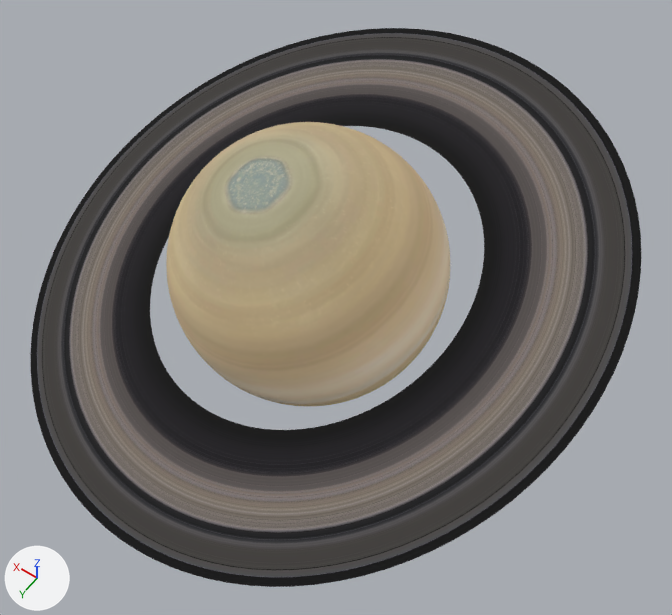
The glTF model models/Saturn.glb, before and after one commit.
Both versions are drawn from a camera (50 mm lens) standing at (-2.67, -3.0, 1.58) and looking at (-0.29, -6.32, -3.64). Arrows for +X, +Y and +Z are at lower left; the lights stay in place. Where no turn or scale is listed for an object, it has been applied to the vertices.

The older version as bpy lines, for what is in view:
```python
me_circle_001 = bpy.data.meshes.new('Circle.001')
me_circle_001.from_pydata(...)  # 300 vertices, 400 faces; spans x -2.21..2.21, y -2.15..2.15, z -0.74..0.74
me_circle_001.materials.append(mat_saturn_s_ring)  # picture img_2k_saturn_ring_alpha
me_sphere_006 = bpy.data.meshes.new('Sphere.006')
me_sphere_006.from_pydata(...)  # 9902 vertices, 19800 faces; spans x -1.0..1.0, y -1.0..1.0, z -1.0..1.0
me_sphere_006.materials.append(mat_saturn)  # picture img_2k_saturn
ob_ring = bpy.data.objects.new('Ring', me_circle_001)
ob_ring.location = (0.0, -6.403, -3.46)
ob_saturn = bpy.data.objects.new('Saturn', me_sphere_006)
ob_saturn.location = (0.0, -6.403, -3.46)
```
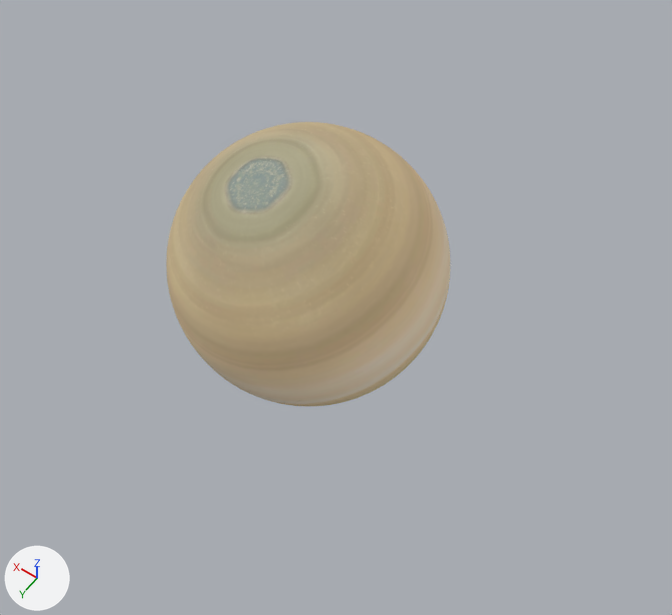
The newer file is also turned or shifted as a whole; pictures and numbers use the older file's frame.

Scene script edits in JSON lines:
```json
{"op": "remove", "block": "ob_ring", "code": ["ob_ring = bpy.data.objects.new('Ring', me_circle_001)", "ob_ring.location = (0.0, -6.403, -3.46)"]}
```

Boxes (x1, y1, x2, y2) around the edits, measured in the pictures (672 x 615 px):
```json
{"object": "Ring", "change": "deleted", "before": [30, 28, 641, 587]}
```
